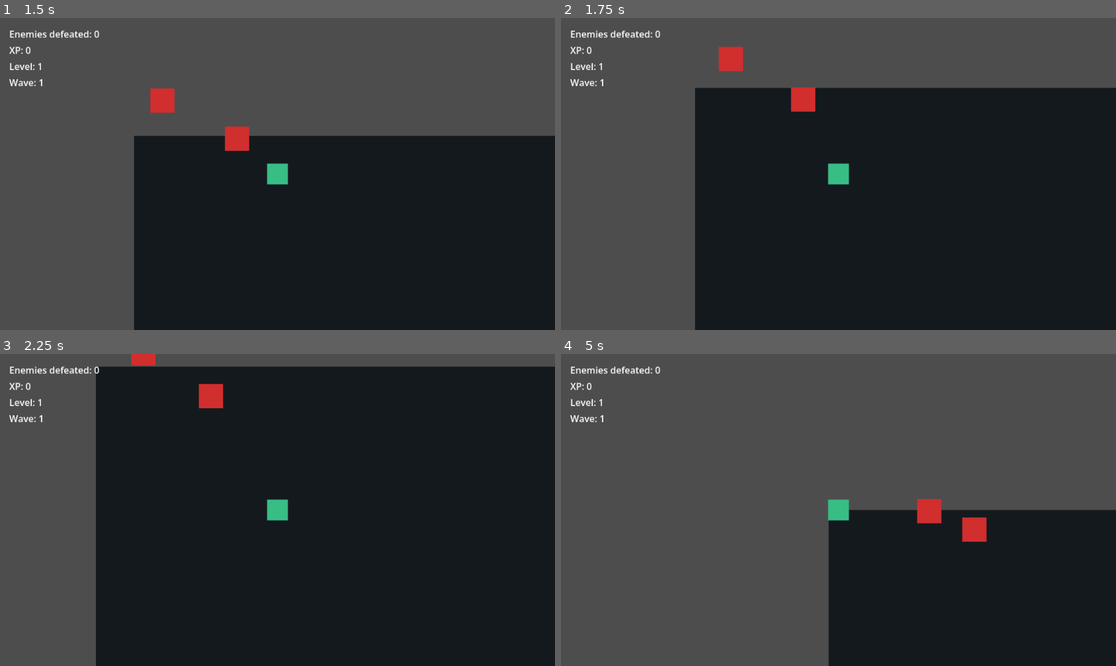
Above: before the commit, frames 1-4 (two rows, left to right).
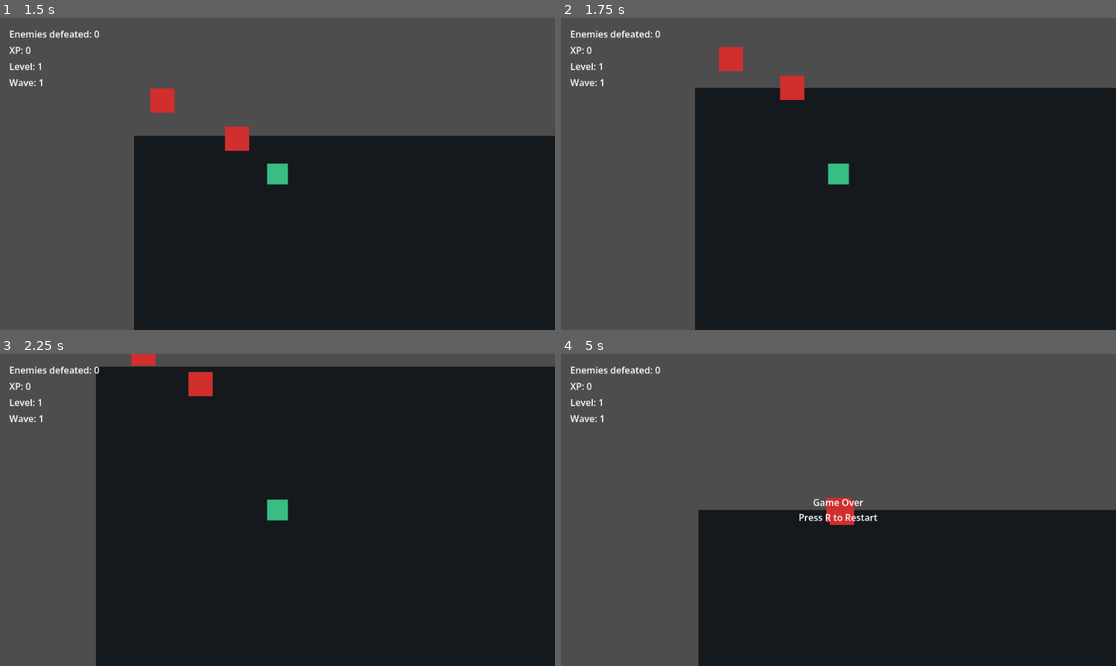
Above: after the commit, the same moments.

Repository: djlasher/Multi-Agent-Volume-1-RPG
Game: Godot game, scene res://scenes/main.tscn
The game is run twice, just before and just after one commit, with the same random seed, the same clock (stepped at 60 frames per second) and the same inputs.
Inputs (mouse positions are in pixels of both pictures, inside the frame that each line leads up to):
- Up to frame 1 (1.5 s): tap Enter at 0.5 s; move the mouse to (399, 158) at 0.52 s; hold Right (ui_right) 0.53-1.28 s; tap 1 at 0.6 s; click (399, 158) at 0.67 s; tap Space at 0.77 s; move the mouse to (166, 189) at 1.27 s; hold Down (ui_down) from 1.28 s (still down); tap 2 at 1.35 s
- Up to frame 2 (1.75 s): keep holding Down (ui_down); tap Space at 1.52 s
- Up to frame 3 (2.25 s): move the mouse to (333, 441) at 2.02 s; release Down (ui_down) at 2.03 s; hold Right (ui_right) from 2.03 s (still down); tap 3 at 2.1 s
- Up to frame 4 (5 s): move the mouse to (810, 572) at 2.77 s; release Right (ui_right) at 2.78 s; hold Up (ui_up) 2.78-3.53 s; tap R at 2.85 s; click (810, 572) at 2.92 s; tap Space at 3.02, 3.77, 4.52 s; move the mouse to (1005, 556) at 3.52 s; hold Left (ui_left) from 3.53 s (still down); tap 1 at 3.6 s; move the mouse to (672, 463) at 4.27 s; tap 2 at 4.35 s

Frame 1 is identical in both runs. In frame 2, 0.5% of the frame differs, in the area x 39-46%, y 18-31%; in frame 3, 0.5%; in frame 4, 13%, in the area x 24-77%, y 46-100%.

Commit message:
Improve combat feedback

Diff:
--- a/scripts/enemy.gd
+++ b/scripts/enemy.gd
@@ -2,10 +2,15 @@
 
 @export var speed: float = 45.0
 @export var max_health: int = 2
+@export var knockback_strength: float = 140.0
 
 var player: Node2D
 var health: int = max_health
 var defeated: bool = false
+var hit_feedback_time: float = 0.0
+var knockback_velocity: Vector2 = Vector2.ZERO
+
+@onready var body: ColorRect = $Body
 
 func _ready() -> void:
 	add_to_group("enemies")
@@ -15,6 +20,16 @@
 func _physics_process(delta: float) -> void:
 	if defeated or player == null:
 		return
+
+	if hit_feedback_time > 0.0:
+		hit_feedback_time -= delta
+		if hit_feedback_time <= 0.0:
+			body.color = Color(0.82, 0.18, 0.18, 1)
+			scale = Vector2.ONE
+
+	if knockback_velocity.length() > 1.0:
+		global_position += knockback_velocity * delta
+		knockback_velocity = knockback_velocity.move_toward(Vector2.ZERO, knockback_strength * 4.0 * delta)
 
 	var direction := global_position.direction_to(player.global_position)
 	global_position += direction * speed * delta
@@ -31,6 +46,7 @@
 		return
 
 	health = max(health - amount, 0)
+	_show_hit_feedback()
 	print("Enemy health: %s/%s" % [health, max_health])
 
 	if health == 0:
@@ -44,3 +60,10 @@
 	speed = 45.0 + ((wave - 1) * 10.0)
 	max_health = 2 + (wave - 1)
 	health = max_health
+
+func _show_hit_feedback() -> void:
+	body.color = Color(1.0, 0.78, 0.25, 1)
+	scale = Vector2(1.12, 1.12)
+	hit_feedback_time = 0.12
+	if player != null:
+		knockback_velocity = player.global_position.direction_to(global_position) * knockback_strength
--- a/scripts/player.gd
+++ b/scripts/player.gd
@@ -3,10 +3,12 @@
 @export var speed: float = 220.0
 @export var max_health: int = 3
 @export var attack_damage: int = 1
+@export var attack_cooldown: float = 0.35
 
 var health: int = max_health
 var hit_flash_time: float = 0.0
 var attack_flash_time: float = 0.0
+var attack_cooldown_remaining: float = 0.0
 var game_over: bool = false
 
 @onready var body: ColorRect = $Body
@@ -23,6 +25,9 @@
 	var direction := Input.get_vector("ui_left", "ui_right", "ui_up", "ui_down")
 	velocity = direction * speed
 	move_and_slide()
+
+	if attack_cooldown_remaining > 0.0:
+		attack_cooldown_remaining -= _delta
 
 	if hit_flash_time > 0.0:
 		hit_flash_time -= _delta
@@ -58,8 +63,13 @@
 		_attack()
 
 func _attack() -> void:
+	if attack_cooldown_remaining > 0.0:
+		return
+
+	attack_cooldown_remaining = attack_cooldown
 	attack_visual.visible = true
 	attack_flash_time = 0.12
+	print("Player attack")
 
 	for area in attack_area.get_overlapping_areas():
 		if area.has_method("take_damage"):
Not shown, changed: DEVELOPMENT_LOG.md
Not shown, changed: docs/DEVLOG.md
Not shown, changed: docs/RUNNING_LOCALLY.md
